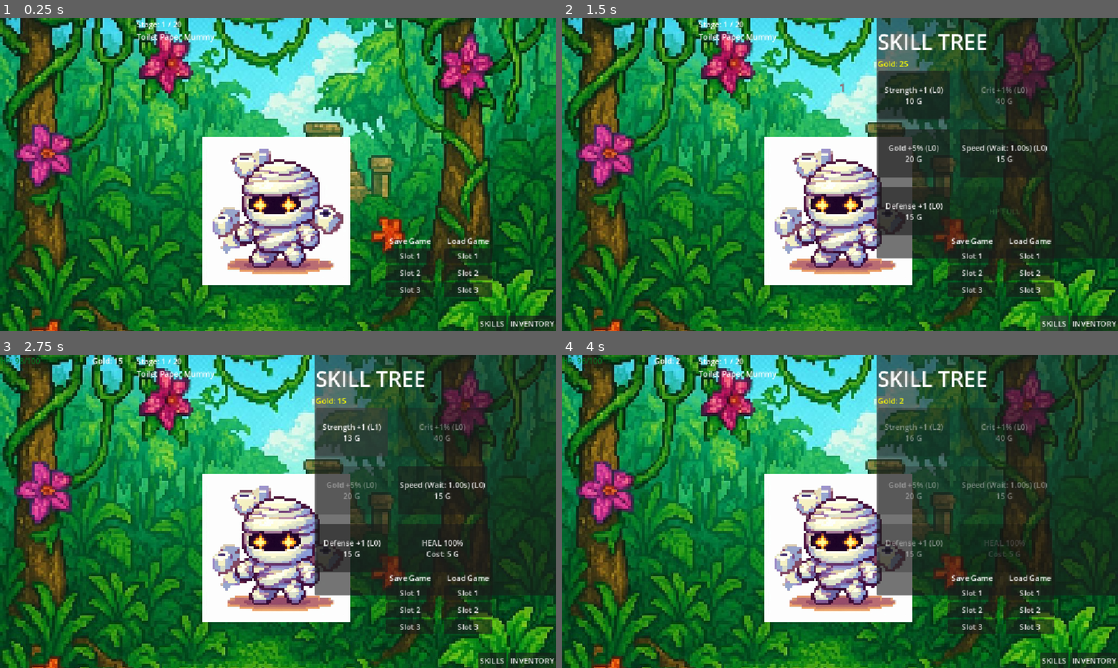
Above: before the commit, frames 1-4 (two rows, left to right).
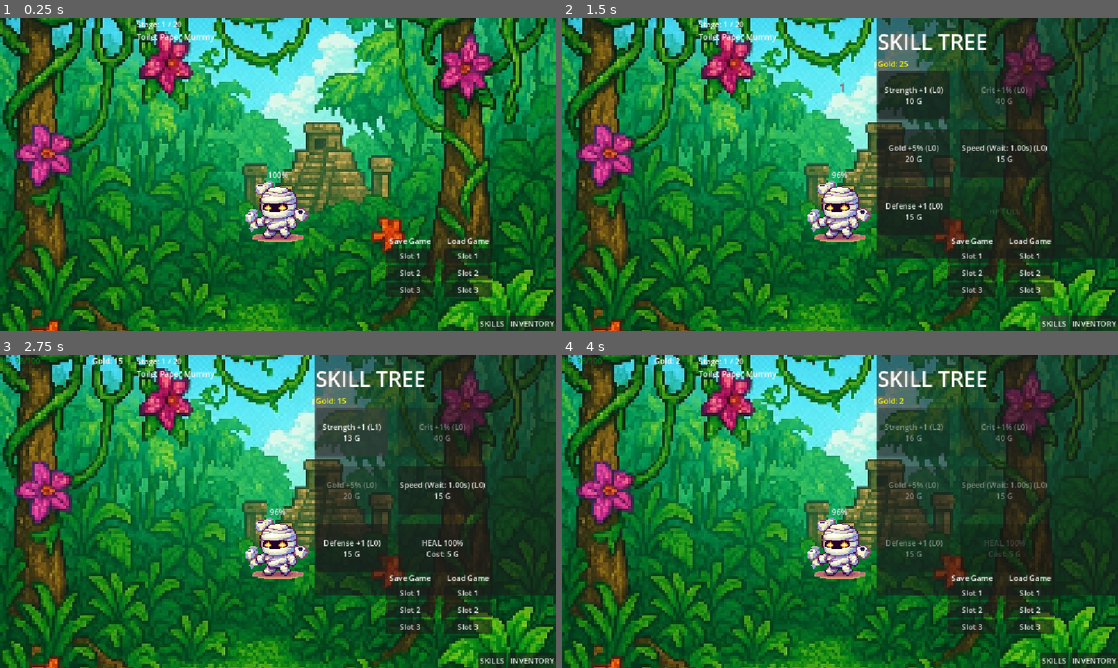
Above: after the commit, the same moments.

Repository: artuq/LootClicker
Game: Godot game, scene res://node_2d.tscn
Same seed, same stepped clock (60 frames per second), same inputs: the game is played once before the commit and once after it. The engine's default icon, where the game draws it, is replaced by a stand-in: a white triangle on a blue panel in a dark square.
Inputs (mouse positions are in pixels of both pictures, inside the frame that each line leads up to):
- Up to frame 1 (0.25 s): no input
- Up to frame 2 (1.5 s): click "INVENTORY" at 0.5 s; click "SKILLS" at 1.25 s
- Up to frame 3 (2.75 s): click "Strength +1 (L0) 10 G" at 2 s
- Up to frame 4 (4 s): click "Strength +1 (L1) 13 G" at 2.75 s; click (840, 552) at 3.5 s

The runs differ from the first frame. In frame 1, 12% of the frame differs, in the area x 36-63%, y 38-86%; in frame 2, 12%; in frame 3, 12%; in frame 4, 12%.

Commit message:
Update enemy textures to background-removed PNG versions

Diff:
--- a/node_2d.tscn
+++ b/node_2d.tscn
@@ -6,9 +6,9 @@
 [ext_resource type="Script" uid="uid://l57vb5okvn5i" path="res://SkillTree.gd" id="3_epypp"]
 
 [ext_resource type="Texture2D" uid="uid://cx6m4m7n4v6p4" path="res://Jungle.jpeg" id="4_jungle"]
-[ext_resource type="Texture2D" uid="uid://d3u4y6r7e8w9" path="res://Mumia.jpeg" id="5_mummy"]
-[ext_resource type="Texture2D" uid="uid://b1c2d3e4f5g6" path="res://Sadam.jpeg" id="6_sadam"]
-[ext_resource type="Texture2D" uid="uid://a1b2c3d4e5f6" path="res://Snake.jpeg" id="7_snake"]
+[ext_resource type="Texture2D" uid="uid://d3u4y6r7e8w1" path="res://Mumia-removebg-preview.png" id="5_mummy"]
+[ext_resource type="Texture2D" uid="uid://b1c2d3e4f5g2" path="res://Sadam-removebg-preview.png" id="6_sadam"]
+[ext_resource type="Texture2D" uid="uid://a1b2c3d4e5f2" path="res://Snake-removebg-preview.png" id="7_snake"]
 
 [sub_resource type="LabelSettings" id="LabelSettings_0hol4"]
 font_size = 44
Not shown, added: Mumia-removebg-preview.png.import
Not shown, added: Sadam-removebg-preview.png.import
Not shown, added: Snake-removebg-preview.png.import
